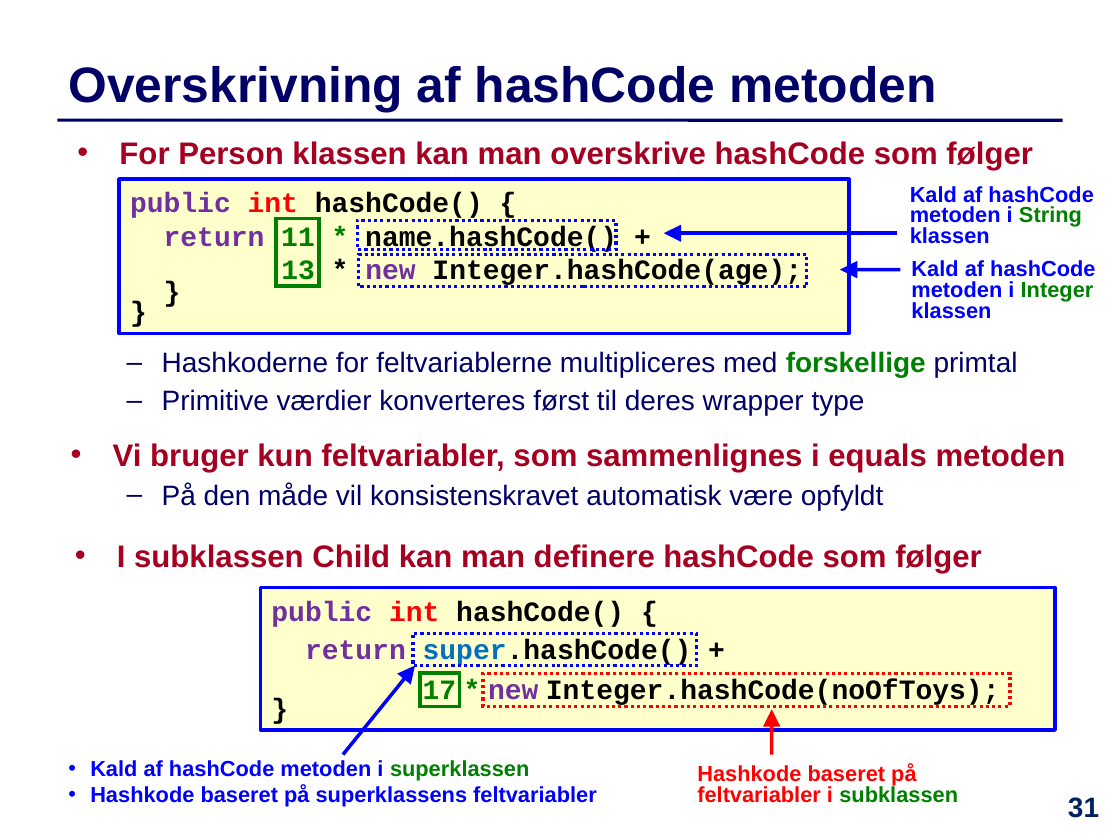
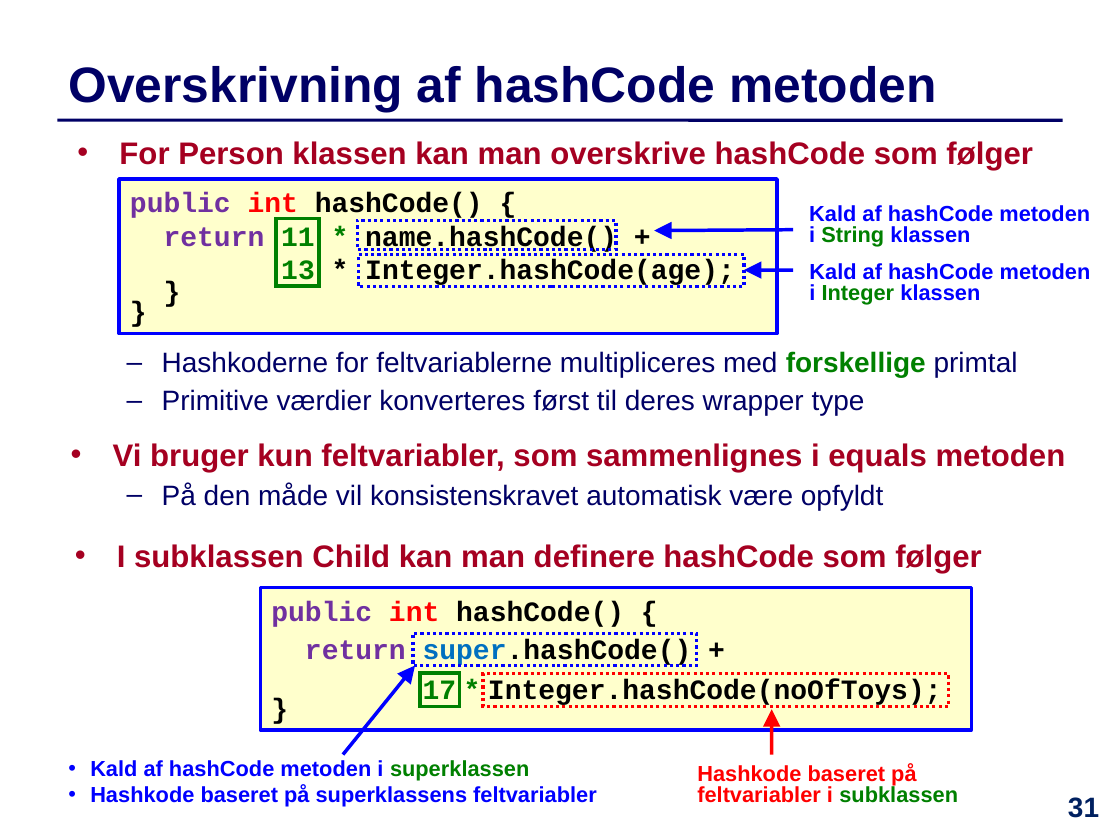
Before and after one commit to IntProgAU/Materiale, a slide deck: slide 31 of web/e24/uge_11/Slides-Uge11.pptx. Drawn at 1120x840 pixels with LibreOffice and Linux fonts; fonts in the diff are those of the drawing. Boxes give left, top, right and bottom in pixels: in the first picture for what was removed or moved away, otherwise in the second. Text is boxed around its words. In the diff, an @@ line names an element or a change of style, - is before the commit and + after.

```diff
--- a/web/e24/uge_11/Slides-Uge11.pptx
+++ b/web/e24/uge_11/Slides-Uge11.pptx
@@ rectangle "public int hashCode() {": place and size @@
-rectangle "public int hashCode() {" at (119, 179, 849, 334)
+rectangle "public int hashCode() {" at (119, 179, 777, 334)
@@ text "Kald af hashCode metoden i ..." rewrapped from (910, 186, 1093, 244) to (809, 205, 1090, 247) @@
@@ arrow moved from (897, 233) - (664, 233) to (793, 230) - (654, 231) @@
@@ text in rectangle at (281, 260, 735, 288): text changed @@
-13 * new Integer.hashCode(age);
+13 * Integer.hashCode(age);
@@ rectangle: place and size @@
-rectangle at (358, 254, 806, 287)
+rectangle at (358, 254, 744, 287)
@@ text "Kald af hashCode metoden i ..." rewrapped from (911, 260, 1095, 319) to (809, 263, 1091, 305) @@
@@ arrow moved from (900, 270) - (840, 270) to (793, 270) - (744, 270) @@
@@ rectangle "public int hashCode() {": place and size @@
-rectangle "public int hashCode() {" at (260, 588, 1054, 730)
+rectangle "public int hashCode() {" at (260, 588, 971, 730)
@@ text in rectangle at (423, 679, 942, 707): text changed @@
-17 * new Integer.hashCode(noOfToys);
+17 * Integer.hashCode(noOfToys);
@@ rectangle: place and size @@
-rectangle at (483, 674, 1010, 707)
+rectangle at (483, 674, 949, 707)
```
Also in this commit, not shown: 1 other file.
